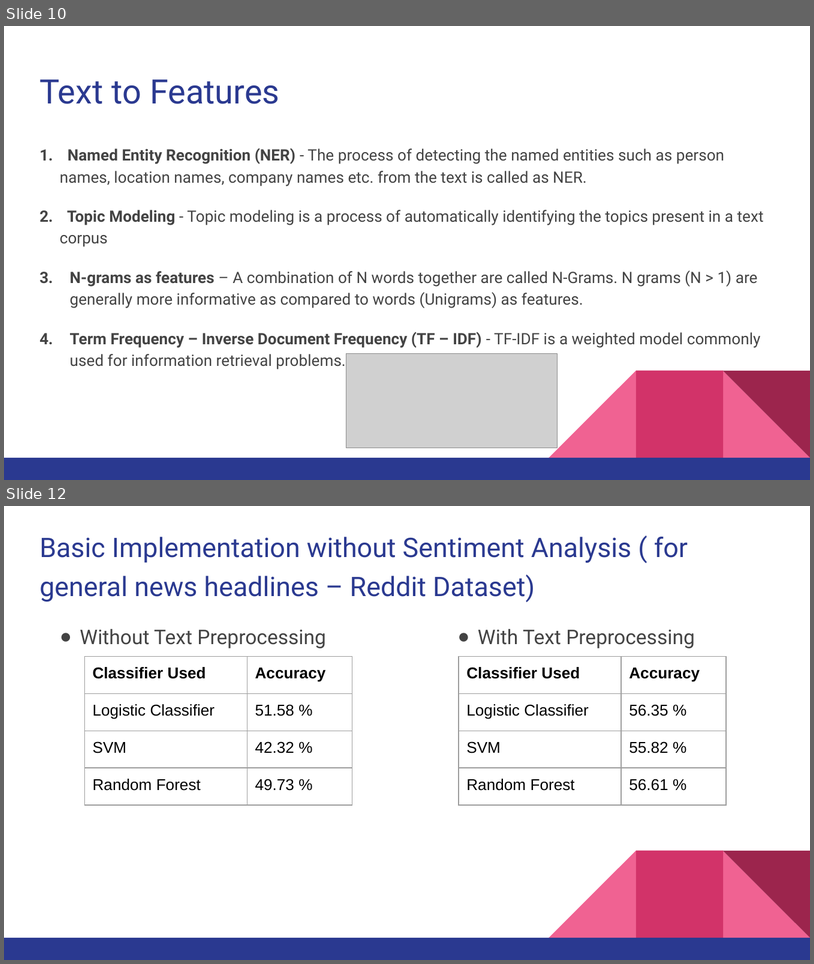
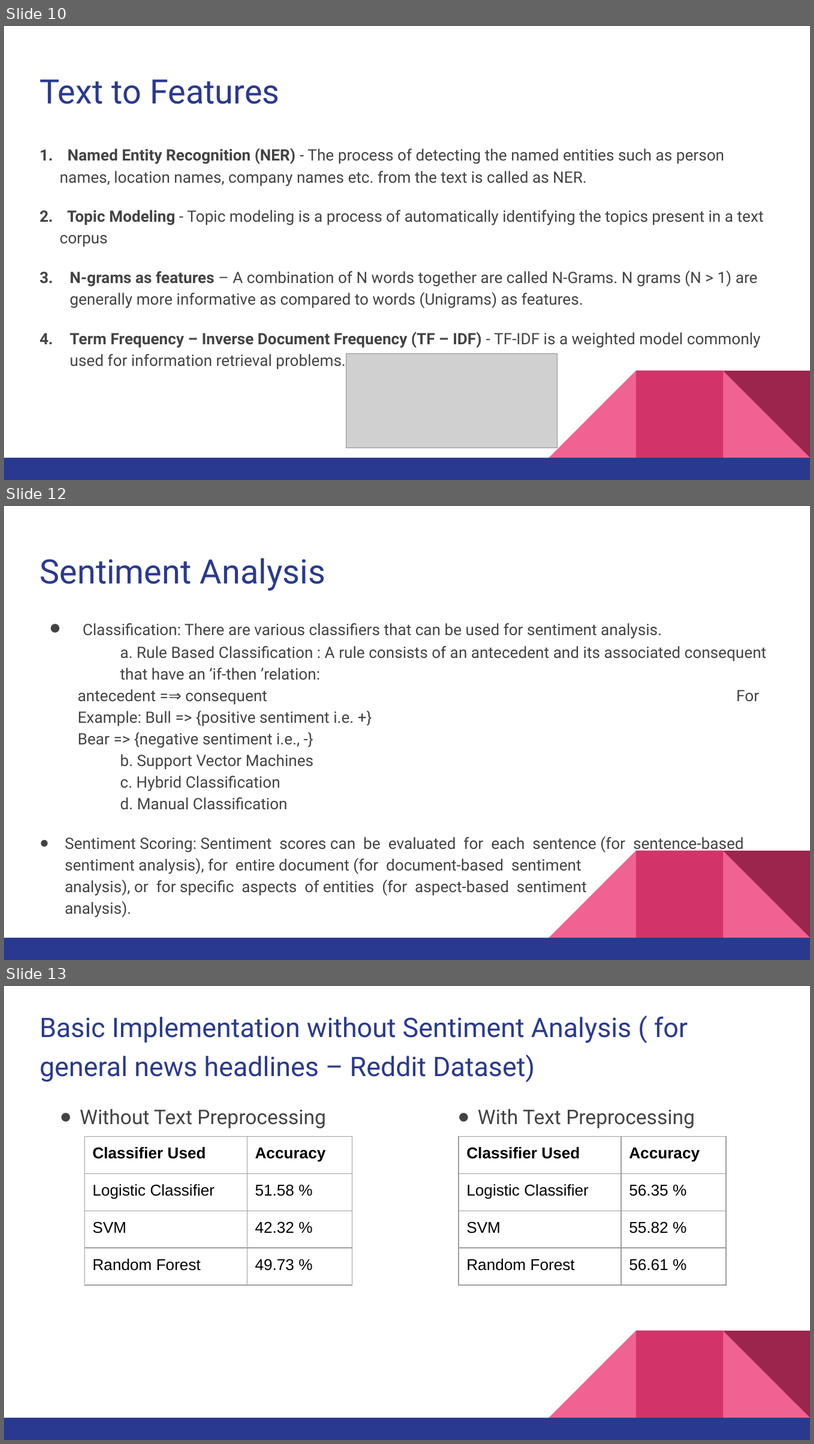
Before and after one commit to Anshul-Goyal/FY_Project, a slide deck: presentation/Mid_Term.pptx. Shown one above the other, each under a label of ours: slides 10 and 12 before the commit, slides 10, 12 and 13 after it; the slides between them are not shown. The pictures are 814x964 and 814x1444 pixels, drawn with LibreOffice and Linux fonts; fonts in the diff are those of the drawing; grey boxes stand for pictures. Boxes give left, top, right and bottom in pixels: in the first picture for what was removed or moved away, otherwise in the second. Text is boxed around its words. In the diff, an @@ line names an element or a change of style, - is before the commit and + after.

Commit message:
PPT Completed - Sentiment Slides Added

```diff
--- a/presentation/Mid_Term.pptx
+++ b/presentation/Mid_Term.pptx
@@ slide 12 added at (4, 506, 810, 960), background #FFFFFF; not listed: 5 template elements that a slide beside it also shows @@
@@ title added at (39, 558, 326, 591), 30 pt, text #2A3990 @@
+Sentiment Analysis
@@ text added at (65, 623, 767, 895), 14 pt, text #434343 @@
+● Classification: There are various classifiers that can be used for sentiment analysis.
+  a. Rule Based Classification : A rule consists of an antecedent and its associated consequent that have an ‘if-then ’relation: antecedent =⇒ consequent For Example: Bull => {positive sentiment i.e. +} Bear => {negative sentiment i.e., -}
+  b. Support Vector Machines
+  c. Hybrid Classification
+  d. Manual Classification
+● Sentiment Scoring: Sentiment scores can be evaluated for each sentence (for sentence-based sentiment analysis), for entire document (for document-based sentiment
+  analysis), or for specific aspects of entities (for aspect-based sentiment
+  analysis).
@@ what was slide 12 is now slide 13 @@
```
Also in this commit, not shown: 2 slides changed.
